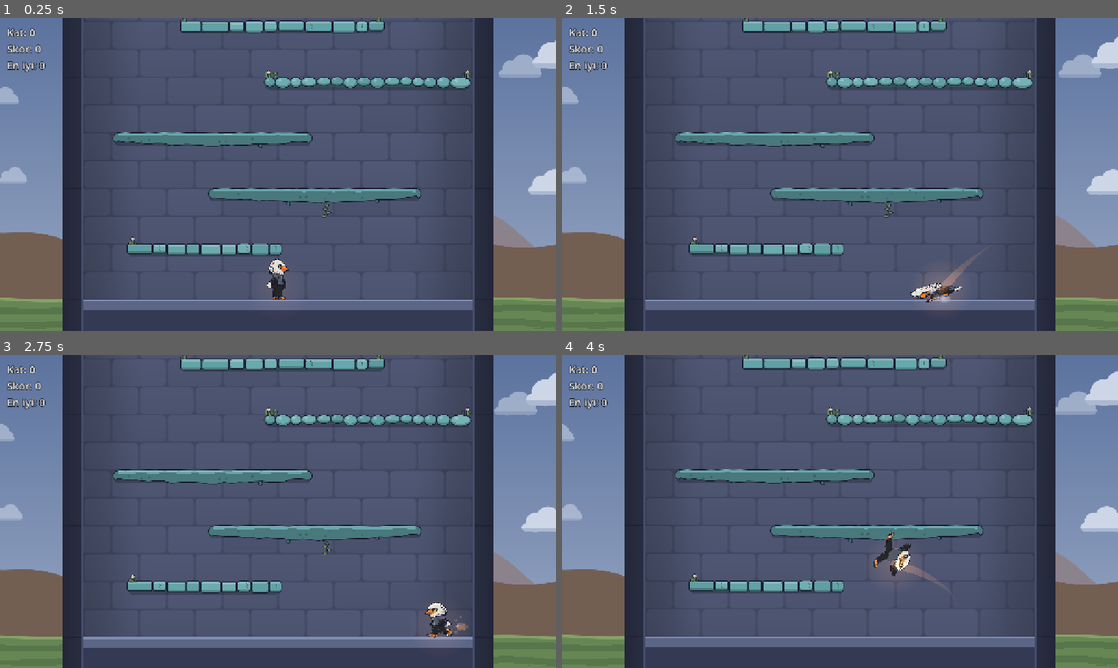
Above: before the commit, frames 1-4 (two rows, left to right).
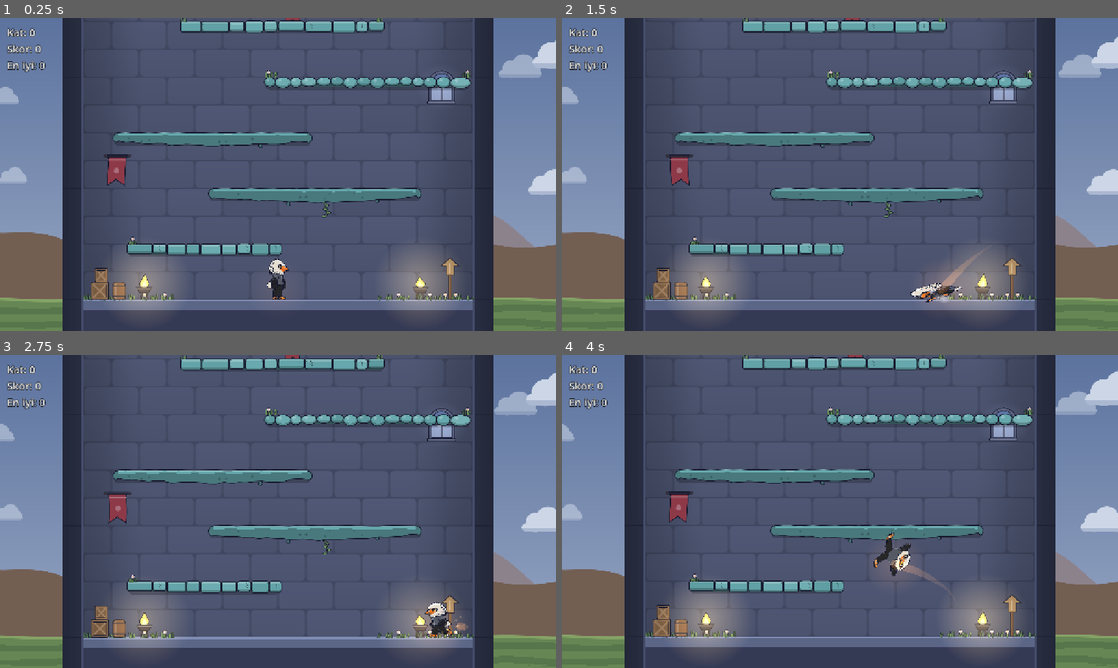
Above: after the commit, the same moments.

Repository: tahapek5454/Tower-Climb
Game: Godot game, scene res://scenes/main.tscn
The game is run twice, just before and just after one commit, with the same random seed, the same clock (stepped at 60 frames per second) and the same inputs.
Inputs (mouse positions are in pixels of both pictures, inside the frame that each line leads up to):
- Up to frame 1 (0.25 s): no input
- Up to frame 2 (1.5 s): tap Enter at 0.5 s; move the mouse to (962, 158) at 0.52 s; hold Right (move_right) 0.53-1.25 s; hold Shift 0.53-1.25 s; click (962, 158) at 0.67 s; tap Space (jump) at 0.77, 1.07 s; drag from (728, 190) to (812, 237) at 1.27 s
- Up to frame 3 (2.75 s): move the mouse to (333, 442) at 2.02 s; hold Right (move_right) from 2.03 s (still down); tap Ctrl at 2.1 s
- Up to frame 4 (4 s): release Right (move_right) at 2.75 s; drag from (812, 574) to (673, 464) at 2.77 s; move the mouse to (1006, 558) at 3.52 s; hold Left (move_left) from 3.53 s (still down); tap Alt at 3.6 s; tap Space (jump) at 3.77 s

The runs differ from the first frame. In frame 1, 4.6% of the frame differs, in the area x 15-86%, y 0-96%; in frame 2, 4.7%; in frame 3, 3.9%; in frame 4, 4.9%.

Commit message:
feat: duvar süsleri (meşale, pencere, sancak, flama, ampul dizisi) ve başlangıç alanı (Aşama 4, madde 7b)
Co-Authored-By: Claude Opus 5.5 <noreply@anthropic.com>

Diff:
--- a/scripts/main.gd
+++ b/scripts/main.gd
@@ -20,6 +20,14 @@
 	var tower := Tower.new()
 	tower.name = "Tower"
 	add_child(tower)
+
+	var wall_decor := WallDecor.new()
+	wall_decor.name = "WallDecor"
+	add_child(wall_decor)
+
+	var start_area := StartArea.new()
+	start_area.name = "StartArea"
+	add_child(start_area)
 
 	_spawner = PlatformSpawner.new()
 	_spawner.name = "Platforms"
--- a/scripts/tuning.gd
+++ b/scripts/tuning.gd
@@ -380,6 +380,26 @@
 const LIGHT_PLATFORM_HEIGHT: float = 70.0
 const LIGHT_GLOW_TILES_ALPHA: float = 0.20
 const LIGHT_CRYSTAL_PLATFORM_ALPHA: float = 0.12
+## Duvar meşalesi ve mangal: hâle çapı ve parlaklık.
+const LIGHT_TORCH_SIZE: float = 170.0
+const LIGHT_TORCH_ALPHA: float = 0.30
+## Pencereden sızan gökyüzü ışığı (pencere boyutuna göre ölçeklenir).
+const LIGHT_WINDOW_ALPHA: float = 0.16
+## Gece temasındaki ampul dizisi: ampul başına hâle çapı ve parlaklık.
+const LIGHT_BULB_SIZE: float = 46.0
+const LIGHT_BULB_ALPHA: float = 0.40
+
+# --- Duvar süsleri (görsel; scripts/world/wall_decor*.gd) ---
+## Süs yuvalarının arası (px, duvar uzayında), ilk yuvanın zeminden yüksekliği ve bir yuvanın dolu olma olasılığı.
+const WALL_DECOR_SPACING: float = 190.0
+const WALL_DECOR_START_HEIGHT: float = 330.0
+const WALL_DECOR_CHANCE: float = 0.8
+## Süslerin yan duvarlara en az uzaklığı (px).
+const WALL_DECOR_MARGIN: float = 60.0
+## Ekranın üstünde/altında hazır tutulan pay (px; süsler bu kadar uzanabilir).
+const WALL_DECOR_VIEW_MARGIN: float = 220.0
+## Süslerin renk çarpanı: arka plan öğesi olarak platformlardan hafifçe geri çekilsinler.
+const WALL_DECOR_TINT: Color = Color(0.9, 0.9, 0.94)
 
 # --- Debug ---
 ## F4 yavaş çekimde oyun hızı (efektleri incelemek için).
--- /dev/null
+++ b/scripts/world/start_area.gd
@@ -0,0 +1,106 @@
+class_name StartArea
+extends Node2D
+## Kulenin dibindeki başlangıç alanı (sadece görüntü): duvar diplerinde sandıklar, fıçı, yukarıyı
+## gösteren tabela, iki yanda yanan mangallar, çimen ve çiçek öbekleri. Zeminle aynı derinlikte
+## (dünya koordinatı, parallax yok). Orijin zeminin üst yüzeyinin ortası (y = 0).
+## Oyuncu ortada başlar; süsler duvarlara yakın ve alçak, yolu kapatmaz.
+
+const CRATE := Color(0.55, 0.42, 0.30)
+const BARREL := Color(0.50, 0.36, 0.27)
+const SIGN := Color(0.62, 0.50, 0.36)
+
+var _time: float = 0.0
+var _glow: PlatformGlow
+
+
+func _ready() -> void:
+	_glow = PlatformGlow.new()
+	_glow.name = "Glow"
+	add_child(_glow)
+	var half: float = Tuning.TOWER_WIDTH * 0.5
+	var flames: Array = []
+	for x: float in _brazier_positions(half):
+		flames.append([Vector2(x, -38.0), Tuning.LIGHT_TORCH_SIZE * 1.3,
+				Color(WallDecorArt.FLAME_OUTER, Tuning.LIGHT_TORCH_ALPHA)])
+	_glow.set_lights(flames, true, 1.7)
+
+
+func _process(delta: float) -> void:
+	_time += delta
+	queue_redraw()
+
+
+func _draw() -> void:
+	var half: float = Tuning.TOWER_WIDTH * 0.5
+	var rng := RandomNumberGenerator.new()
+	rng.seed = 2024
+	_grass_strip(-half + 6.0, -half + 210.0, rng)
+	_grass_strip(half - 210.0, half - 6.0, rng)
+	_crate(Rect2(-half + 18.0, -40.0, 40.0, 40.0))
+	_crate(Rect2(-half + 26.0, -72.0, 30.0, 32.0))
+	_barrel(Vector2(-half + 82.0, 0.0))
+	_sign(Vector2(half - 52.0, 0.0))
+	for i: int in 2:
+		_brazier(Vector2(_brazier_positions(half)[i], 0.0), float(i) * 2.1)
+
+
+func _brazier_positions(half: float) -> Array[float]:
+	return [-half + 140.0, half - 120.0]
+
+
+func _crate(rect: Rect2) -> void:
+	var body := PlatformDraw.rounded_rect(rect, 3.0)
+	PlatformDraw.shape(self, body, CRATE)
+	var inner := rect.grow(-5.0)
+	draw_rect(inner, CRATE.darkened(0.15))
+	draw_line(inner.position, inner.end, CRATE.lightened(0.1), 4.0, true)
+	draw_line(Vector2(inner.position.x, inner.end.y), Vector2(inner.end.x, inner.position.y),
+			CRATE.lightened(0.1), 4.0, true)
+	PlatformDraw.outline(self, PlatformDraw.rounded_rect(inner, 1.0), 1.0)
+	PlatformDraw.outline(self, body, 1.6)
+
+
+func _barrel(base: Vector2) -> void:
+	var rect := Rect2(base + Vector2(-15.0, -40.0), Vector2(30.0, 40.0))
+	var body := PlatformDraw.rounded_rect(rect, 9.0)
+	PlatformDraw.shape(self, body, BARREL)
+	draw_rect(Rect2(rect.position + Vector2(5.0, 3.0), Vector2(5.0, 34.0)), BARREL.lightened(0.15))
+	for y: float in [8.0, 32.0]:
+		draw_line(Vector2(rect.position.x + 1.0, rect.position.y + y), Vector2(rect.end.x - 1.0,
+				rect.position.y + y), WallDecorArt.IRON, 3.0, true)
+	PlatformDraw.outline(self, body, 1.6)
+
+
+## Yukarıyı gösteren tabela: direk + ok biçimli levha.
+func _sign(base: Vector2) -> void:
+	var post := PlatformDraw.rounded_rect(Rect2(base + Vector2(-3.0, -62.0), Vector2(6.0, 62.0)), 2.0)
+	PlatformDraw.shape(self, post, WallDecorArt.WOOD, 1.4)
+	var top: Vector2 = base + Vector2(0.0, -96.0)
+	var arrow := PackedVector2Array([top, top + Vector2(20.0, 18.0), top + Vector2(9.0, 18.0),
+			top + Vector2(9.0, 40.0), top + Vector2(-9.0, 40.0), top + Vector2(-9.0, 18.0),
+			top + Vector2(-20.0, 18.0)])
+	PlatformDraw.shape(self, arrow, SIGN, 1.8)
+	draw_line(top + Vector2(0.0, 12.0), top + Vector2(0.0, 34.0), SIGN.lightened(0.25), 3.0, true)
+
+
+## Mangal: kısa ayaklar üstünde demir kâse ve yanan alev.
+func _brazier(base: Vector2, phase: float) -> void:
+	for side: float in [-1.0, 1.0]:
+		draw_line(base + Vector2(8.0 * side, 0.0), base + Vector2(5.0 * side, -16.0), WallDecorArt.OUTLINE, 4.0, true)
+		draw_line(base + Vector2(8.0 * side, 0.0), base + Vector2(5.0 * side, -16.0), WallDecorArt.IRON, 2.4, true)
+	var bowl := PackedVector2Array([base + Vector2(-17.0, -28.0), base + Vector2(17.0, -28.0),
+			base + Vector2(10.0, -15.0), base + Vector2(-10.0, -15.0)])
+	var sway: float = sin(_time * 8.0 + phase) * 0.6 + sin(_time * 12.3 + phase) * 0.4
+	WallDecorArt._flame(self, base + Vector2(0.0, -26.0), 22.0, 30.0 + sway * 4.0, sway)
+	PlatformDraw.shape(self, bowl, WallDecorArt.IRON, 1.6)
+	draw_line(base + Vector2(-15.0, -25.0), base + Vector2(15.0, -25.0), WallDecorArt.IRON.lightened(0.25), 2.0, true)
+
+
+func _grass_strip(from_x: float, to_x: float, rng: RandomNumberGenerator) -> void:
+	var x: float = from_x
+	while x < to_x:
+		if rng.randf() < 0.3:
+			PlatformDecor._flower(self, Vector2(x, 0.5), rng)
+		else:
+			PlatformDecor._grass(self, Vector2(x, 0.5), rng)
+		x += rng.randf_range(14.0, 30.0)
--- /dev/null
+++ b/scripts/world/wall_decor.gd
@@ -0,0 +1,50 @@
+class_name WallDecor
+extends Node2D
+## Kule iç duvarındaki süsler (meşale, pencere, sancak, flama dizisi). Yerleşim WallDecorRules'ta,
+## çizim WallDecorArt'ta. Süsler arka duvar deseniyle aynı parallax oranında kayar (duvara asılı
+## görünsün): düğümün kendisi kaydırılır, çocuklar "duvar uzayında" durur. Sadece ekrana yakın
+## yuvaların süsleri var; uzaklaşanlar silinir.
+
+## Yuva -> süs düğümü.
+var _items: Dictionary = {}
+
+
+func _ready() -> void:
+	# Arka plan öğesi: platformlardan ve karakterden hafifçe geri çekilsin.
+	modulate = Tuning.WALL_DECOR_TINT
+
+
+func _process(_delta: float) -> void:
+	var camera: Camera2D = get_viewport().get_camera_2d()
+	if camera == null:
+		return
+	var view_top: float = camera.get_screen_center_position().y - Tuning.VIEW_HEIGHT * 0.5
+	var rest_top: float = Tuning.GROUND_SCREEN_MARGIN - Tuning.VIEW_HEIGHT
+	position.y = (view_top - rest_top) * (1.0 - Tuning.INTERIOR_PARALLAX)
+	var margin: float = Tuning.WALL_DECOR_VIEW_MARGIN
+	var range_slots: Vector2i = WallDecorRules.slots_between(view_top - position.y - margin,
+			view_top + Tuning.VIEW_HEIGHT - position.y + margin)
+	_remove_outside(range_slots)
+	for slot: int in range(range_slots.x, range_slots.y + 1):
+		if not _items.has(slot):
+			_items[slot] = _make_item(slot)
+
+
+func _make_item(slot: int) -> Node2D:
+	var item: Dictionary = WallDecorRules.slot_item(slot)
+	if item.is_empty():
+		return null
+	var node := WallDecorItem.new()
+	node.setup(item)
+	node.position = Vector2(item[&"x"], item[&"y"])
+	add_child(node)
+	return node
+
+
+func _remove_outside(range_slots: Vector2i) -> void:
+	for slot: int in _items.keys():
+		if slot < range_slots.x or slot > range_slots.y:
+			var node: Node2D = _items[slot]
+			if node != null:
+				node.queue_free()
+			_items.erase(slot)
--- /dev/null
+++ b/scripts/world/wall_decor_art.gd
@@ -0,0 +1,155 @@
+class_name WallDecorArt
+extends RefCounted
+## Duvar süslerinin çizimi (meşale, pencere, sancak, flama dizisi). Koyu dış çizgili, düz renkli.
+## Orijin süsün asılı olduğu nokta. time: canlandırma (alev, dalgalanma). Işık veren parçalar
+## `lights` dizisine [konum, boyut, renk] ekler (PlatformGlow çizer).
+
+const OUTLINE := PlatformDraw.OUTLINE_COLOR
+const IRON := Color(0.22, 0.21, 0.26)
+const WOOD := Color(0.45, 0.33, 0.24)
+const FLAME_OUTER := Color(0.98, 0.78, 0.42)
+const FLAME_INNER := Color(1.0, 0.94, 0.72)
+const ROPE := Color(0.56, 0.48, 0.38)
+const CREAM := Color(0.86, 0.80, 0.66)
+## Temalara göre sancak/flama renkleri (duvarla zıt, turuncu/altın değil: o renkler ödül anlamında).
+const CLOTH_COLORS: Array[Array] = [
+	[Color(0.62, 0.25, 0.30), Color(0.27, 0.55, 0.56)],
+	[Color(0.62, 0.26, 0.28), CREAM],
+	[Color(0.26, 0.52, 0.56), CREAM],
+	[Color(0.62, 0.25, 0.32), Color(0.24, 0.32, 0.56)],
+	[Color(0.27, 0.58, 0.64), Color(0.58, 0.24, 0.38)],
+]
+
+
+## Duvara takılı meşale: demir kelepçe, sap, titreşen alev; sıcak ışık.
+static func torch(canvas: CanvasItem, time: float, phase: float, lights: Array) -> void:
+	PlatformDraw.shape(canvas, PackedVector2Array([Vector2(-7.0, 6.0), Vector2(7.0, 6.0),
+			Vector2(4.0, 14.0), Vector2(-4.0, 14.0)]), IRON, 1.4)
+	var stick := PackedVector2Array([Vector2(-2.5, -8.0), Vector2(2.5, -8.0), Vector2(1.8, 22.0), Vector2(-1.8, 22.0)])
+	PlatformDraw.shape(canvas, stick, WOOD, 1.4)
+	PlatformDraw.shape(canvas, PlatformDraw.rounded_rect(Rect2(-5.0, -11.0, 10.0, 6.0), 2.0), IRON, 1.3)
+	var flicker: float = sin(time * 9.0 + phase) * 0.5 + sin(time * 13.7 + phase * 2.0) * 0.5
+	_flame(canvas, Vector2(0.0, -11.0), 9.0, 20.0 + flicker * 3.0, flicker)
+	lights.append([Vector2(0.0, -18.0), Tuning.LIGHT_TORCH_SIZE, Color(FLAME_OUTER, Tuning.LIGHT_TORCH_ALPHA)])
+
+
+## Damla biçiminde alev: dış ve iç katman; tepe yana hafifçe sallanır.
+static func _flame(canvas: CanvasItem, base: Vector2, width: float, height: float, sway: float) -> void:
+	for layer: int in 2:
+		var w: float = width * (1.0 if layer == 0 else 0.55)
+		var h: float = height * (1.0 if layer == 0 else 0.6)
+		var points := PlatformDraw.arc(base + Vector2(0.0, -w * 0.5), w * 0.5, 0.0, PI, 6)
+		points.append(base + Vector2(sway * 3.0, -h))
+		if layer == 0:
+			PlatformDraw.shape(canvas, points, FLAME_OUTER, 1.3)
+		else:
+			canvas.draw_colored_polygon(points, FLAME_INNER)
+
+
+## Kemerli pencere: taş çerçeve, camda temanın gökyüzü, kayıt (haç), denizlik. Gece'de ay ve yıldız.
+static func window(canvas: CanvasItem, theme: int, rng: RandomNumberGenerator, lights: Array) -> void:
+	var colors: Dictionary = WorldPalette.colors_at(float(theme))
+	var size := Vector2(rng.randf_range(38.0, 52.0), rng.randf_range(58.0, 80.0))
+	var frame := _arched(Rect2(Vector2(-size.x * 0.5 - 6.0, -6.0), size + Vector2(12.0, 10.0)))
+	PlatformDraw.shape(canvas, frame, (colors[&"interior_stone"] as Color).lightened(0.12), 1.6)
+	var glass_rect := Rect2(Vector2(-size.x * 0.5, 0.0), size)
+	var glass := _arched(glass_rect)
+	canvas.draw_colored_polygon(glass, colors[&"sky_top"])
+	var lower := Rect2(glass_rect.position + Vector2(0.0, size.y * 0.55), Vector2(size.x, size.y * 0.45))
+	canvas.draw_colored_polygon(PlatformDraw.rounded_rect(lower, 0.0), colors[&"sky_bottom"])
+	if theme == 4:
+		canvas.draw_circle(Vector2(size.x * 0.15, size.y * 0.3), 6.0, Color(0.92, 0.92, 0.84), true, -1.0, true)
+		for i: int in 4:
+			var star := Vector2(rng.randf_range(-size.x * 0.4, size.x * 0.4), rng.randf_range(6.0, size.y * 0.6))
+			canvas.draw_circle(star, 1.0, Color(0.9, 0.9, 1.0), true, -1.0, true)
+	else:
+		var cloud := Vector2(rng.randf_range(-size.x * 0.2, size.x * 0.2), size.y * 0.5)
+		canvas.draw_circle(cloud, 5.0, colors[&"cloud"], true, -1.0, true)
+		canvas.draw_circle(cloud + Vector2(6.0, 1.5), 4.0, colors[&"cloud"], true, -1.0, true)
+	canvas.draw_line(Vector2(0.0, size.x * 0.25), Vector2(0.0, size.y), IRON, 2.5, true)
+	canvas.draw_line(Vector2(-size.x * 0.5, size.y * 0.5), Vector2(size.x * 0.5, size.y * 0.5), IRON, 2.5, true)
+	PlatformDraw.outline(canvas, glass, 1.6)
+	var sill := PlatformDraw.rounded_rect(Rect2(-size.x * 0.5 - 9.0, size.y + 2.0, size.x + 18.0, 6.0), 2.0)
+	PlatformDraw.shape(canvas, sill, (colors[&"interior_stone"] as Color).lightened(0.18), 1.4)
+	lights.append([Vector2(0.0, size.y * 0.5), Vector2(size.x * 2.6, size.y * 1.8),
+			Color(colors[&"sky_bottom"], Tuning.LIGHT_WINDOW_ALPHA)])
+
+
+## Üstü yarım daire, altı düz dikdörtgen.
+static func _arched(rect: Rect2) -> PackedVector2Array:
+	var radius: float = rect.size.x * 0.5
+	var center := Vector2(rect.get_center().x, rect.position.y + radius)
+	var points := PlatformDraw.arc(center, radius, PI, TAU, 10)
+	points.append(rect.end)
+	points.append(Vector2(rect.position.x, rect.end.y))
+	return points
+
+
+## Sancak: demir çubuktan sarkan, alt ucu çatallı kumaş; ortasında arma; rüzgârda hafif dalgalanır.
+static func banner(canvas: CanvasItem, theme: int, rng: RandomNumberGenerator, time: float, lights: Array) -> void:
+	var palette: Array = CLOTH_COLORS[posmod(theme, CLOTH_COLORS.size())]
+	var cloth_color: Color = palette[rng.randi_range(0, 1)]
+	var width: float = rng.randf_range(30.0, 40.0)
+	var length: float = rng.randf_range(60.0, 92.0)
+	var phase: float = rng.randf_range(0.0, TAU)
+	var steps: int = 8
+	var left_edge := PackedVector2Array()
+	var right_edge := PackedVector2Array()
+	for i: int in steps + 1:
+		var t: float = float(i) / steps
+		var sway: float = sin(time * 1.6 + phase + t * 2.2) * t * 4.0
+		left_edge.append(Vector2(-width * 0.5 + sway, t * length))
+		right_edge.append(Vector2(width * 0.5 + sway, t * length))
+	var tip_sway: float = sin(time * 1.6 + phase + 2.2) * 4.0
+	var cloth := PackedVector2Array(left_edge)
+	cloth.append(Vector2(tip_sway, length - 14.0))
+	right_edge.reverse()
+	cloth.append_array(right_edge)
+	PlatformDraw.shape(canvas, cloth, cloth_color, 1.6)
+	var band := cloth_color.lightened(0.3)
+	canvas.draw_line(left_edge[1], right_edge[steps - 1], band, 3.0, true)
+	var emblem_center: Vector2 = (left_edge[4] + right_edge[steps - 4]) * 0.5
+	var emblem_kind: int = rng.randi_range(0, 2)
+	match emblem_kind:
+		0: canvas.draw_circle(emblem_center, 6.0, band, true, -1.0, true)
+		1: PlatformDraw.shape(canvas, PackedVector2Array([emblem_center + Vector2(0.0, -8.0),
+				emblem_center + Vector2(6.0, 0.0), emblem_center + Vector2(0.0, 8.0),
+				emblem_center + Vector2(-6.0, 0.0)]), band, 1.0)
+		2: PlatformDraw.sparkle(canvas, emblem_center, 8.0, band)
+	var rod := PlatformDraw.rounded_rect(Rect2(-width * 0.5 - 7.0, -3.0, width + 14.0, 5.0), 2.5)
+	PlatformDraw.shape(canvas, rod, IRON, 1.4)
+	for side: float in [-1.0, 1.0]:
+		canvas.draw_circle(Vector2((width * 0.5 + 8.0) * side, -0.5), 3.5, IRON, true, -1.0, true)
+
+
+## Flama dizisi: iki uç arasında sarkan ip ve renkli üçgen bayrakçıklar; Gece'de ışıklı ampuller.
+static func bunting(canvas: CanvasItem, theme: int, span: float, rng: RandomNumberGenerator,
+		time: float, lights: Array) -> void:
+	var sag: float = rng.randf_range(18.0, 36.0)
+	var count: int = maxi(4, int(span / 26.0))
+	var rope := PackedVector2Array()
+	for i: int in count * 2 + 1:
+		var t: float = float(i) / (count * 2)
+		rope.append(Vector2(lerpf(-span * 0.5, span * 0.5, t), sin(PI * t) * sag))
+	canvas.draw_polyline(rope, OUTLINE, 3.2, true)
+	canvas.draw_polyline(rope, ROPE, 1.6, true)
+	var palette: Array = CLOTH_COLORS[posmod(theme, CLOTH_COLORS.size())]
+	var colors: Array = [palette[0], palette[1], CREAM]
+	for i: int in count:
+		var a: Vector2 = rope[i * 2 + 0]
+		var b: Vector2 = rope[i * 2 + 1]
+		var mid: Vector2 = (a + b) * 0.5
+		if theme == 4:
+			var glow: Color = Color(0.70, 0.92, 0.95) if i % 2 == 0 else Color(0.95, 0.84, 0.95)
+			var bulb: Vector2 = mid + Vector2(0.0, 5.0)
+			canvas.draw_circle(bulb, 4.0, OUTLINE, true, -1.0, true)
+			canvas.draw_circle(bulb, 2.8, glow, true, -1.0, true)
+			var pulse: float = 0.75 + 0.25 * sin(time * 2.0 + i * 1.3)
+			lights.append([bulb, Tuning.LIGHT_BULB_SIZE, Color(glow, Tuning.LIGHT_BULB_ALPHA * pulse)])
+		else:
+			var flutter: float = sin(time * 2.4 + i * 0.9) * 2.0
+			var flag := PackedVector2Array([a + Vector2(1.0, 0.0), b + Vector2(-1.0, 0.0),
+					mid + Vector2(flutter, rng.randf_range(16.0, 20.0))])
+			PlatformDraw.shape(canvas, flag, colors[i % colors.size()], 1.3)
+	for end: Vector2 in [rope[0], rope[rope.size() - 1]]:
+		canvas.draw_circle(end, 3.5, IRON, true, -1.0, true)
--- /dev/null
+++ b/scripts/world/wall_decor_item.gd
@@ -0,0 +1,49 @@
+class_name WallDecorItem
+extends Node2D
+## Tek bir duvar süsü. Hareketli olanlar (meşale alevi, sancak, flama) her karede yeniden çizilir;
+## pencere bir kez. Işıklar PlatformGlow çocuğuna verilir.
+
+const ANIMATED: Array[StringName] = [&"torch", &"banner", &"bunting"]
+
+var _kind: StringName
+var _theme: int = 0
+var _seed: int = 0
+var _span: float = 0.0
+var _time: float = 0.0
+var _glow: PlatformGlow
+var _lights_set: bool = false
+
+
+## add_child'dan önce çağrılır (WallDecorRules.slot_item sözlüğü).
+func setup(item: Dictionary) -> void:
+	_kind = item[&"kind"]
+	_theme = item[&"theme"]
+	_seed = item[&"seed"]
+	_span = item[&"span"]
+	_time = float(_seed % 97)
+	_glow = PlatformGlow.new()
+	_glow.name = "Glow"
+	add_child(_glow)
+	set_process(ANIMATED.has(_kind))
+
+
+func _process(delta: float) -> void:
+	_time += delta
+	queue_redraw()
+
+
+func _draw() -> void:
+	var rng := RandomNumberGenerator.new()
+	rng.seed = hash(_seed * 131 + 17)
+	var lights: Array = []
+	match _kind:
+		&"torch": WallDecorArt.torch(self, _time, float(_seed), lights)
+		&"window": WallDecorArt.window(self, _theme, rng, lights)
+		&"banner": WallDecorArt.banner(self, _theme, rng, _time, lights)
+		&"bunting": WallDecorArt.bunting(self, _theme, _span, rng, _time, lights)
+	# Meşale ve pencere ışığı bir kez verilir (meşaleninki titrer); ampuller her karede nabız gibi atar.
+	if lights.is_empty():
+		return
+	if _kind == &"bunting" or not _lights_set:
+		_lights_set = true
+		_glow.set_lights(lights, _kind == &"torch", float(_seed))
--- /dev/null
+++ b/scripts/world/wall_decor_rules.gd
@@ -0,0 +1,58 @@
+class_name WallDecorRules
+extends RefCounted
+## Kule iç duvarı süslerinin yerleşim kuralları (saf). Duvar, yukarı doğru eşit aralıklı "yuvalara"
+## bölünür; her yuvada kata bağlı sabit bir rastgelelikle süs olup olmadığı, türü ve konumu seçilir.
+## Koordinatlar "duvar uzayında" (arka duvar deseniyle aynı; parallax WallDecor'da uygulanır).
+
+## Temalara göre süs türleri (WorldPalette tema sırasıyla).
+const THEME_ITEMS: Array[Array] = [
+	[&"torch", &"window", &"banner", &"bunting"],
+	[&"torch", &"banner", &"bunting", &"window"],
+	[&"torch", &"banner", &"bunting", &"window"],
+	[&"window", &"banner", &"torch"],
+	[&"window", &"banner", &"bunting"],
+]
+
+
+## Yuvanın duvar uzayındaki y'si (yukarı = -y).
+static func slot_y(slot: int) -> float:
+	return -float(slot) * Tuning.WALL_DECOR_SPACING - Tuning.WALL_DECOR_START_HEIGHT
+
+
+## y aralığına (üst < alt) düşen yuvalar: Vector2i(ilk, son), ilk > son ise boş.
+static func slots_between(top_y: float, bottom_y: float) -> Vector2i:
+	var first: int = maxi(0, ceili(-(bottom_y + Tuning.WALL_DECOR_START_HEIGHT) / Tuning.WALL_DECOR_SPACING))
+	var last: int = floori(-(top_y + Tuning.WALL_DECOR_START_HEIGHT) / Tuning.WALL_DECOR_SPACING)
+	return Vector2i(first, last)
+
+
+## Duvar uzayındaki y'nin, süs ekrandayken denk geldiği dünya y'si. Duvar parallax ile yavaş kaydığı
+## için duvar uzayı yükseldikçe dünyanın gerisinde kalır; tema bu dünya yüksekliğinden seçilir.
+## (Süs ekrandayken görüntünün üst kenarı ≈ süsün dünya y'si varsayımıyla: dünya = desen + (dünya - başlangıç)(1 - p).)
+static func world_y_of(wall_y: float) -> float:
+	var factor: float = Tuning.INTERIOR_PARALLAX
+	var rest_top: float = Tuning.GROUND_SCREEN_MARGIN - Tuning.VIEW_HEIGHT
+	return (wall_y - rest_top * (1.0 - factor)) / factor
+
+
+## Yuvanın süsü: {} (boş) ya da {kind, x, y, theme, seed, span}. span sadece flama dizisinde
+## (iki ucu arası genişlik); diğerlerinde 0. Süs kule iç genişliğinin dışına taşmaz.
+static func slot_item(slot: int) -> Dictionary:
+	if slot < 0:
+		return {}
+	var rng := RandomNumberGenerator.new()
+	rng.seed = hash(slot * 92821 + 5)
+	if rng.randf() >= Tuning.WALL_DECOR_CHANCE:
+		return {}
+	var y: float = slot_y(slot)
+	var theme: int = ThemeRules.platform_theme(floori(ThemeRules.floor_value_at(world_y_of(y))))
+	var kinds: Array = THEME_ITEMS[theme]
+	var kind: StringName = kinds[rng.randi_range(0, kinds.size() - 1)]
+	var half: float = Tuning.TOWER_WIDTH * 0.5 - Tuning.WALL_DECOR_MARGIN
+	var x: float = rng.randf_range(-half, half)
+	var span: float = 0.0
+	if kind == &"bunting":
+		span = rng.randf_range(0.3, 0.6) * Tuning.TOWER_WIDTH
+		var limit: float = Tuning.TOWER_WIDTH * 0.5 - span * 0.5 - Tuning.WALL_DECOR_MARGIN * 0.5
+		x = clampf(x, -limit, limit)
+	return {&"kind": kind, &"x": x, &"y": y, &"theme": theme, &"seed": slot, &"span": span}
--- /dev/null
+++ b/tests/test_wall_decor_rules.gd
@@ -0,0 +1,39 @@
+extends GutTest
+## WallDecorRules testleri (saf yerleşim).
+
+const SLOTS: int = 600
+
+
+func test_items_are_deterministic_and_inside_tower() -> void:
+	var half: float = Tuning.TOWER_WIDTH * 0.5
+	var filled: int = 0
+	for slot in SLOTS:
+		var item: Dictionary = WallDecorRules.slot_item(slot)
+		assert_eq(item, WallDecorRules.slot_item(slot), "yuva %d aynı kalmalı" % slot)
+		if item.is_empty():
+			continue
+		filled += 1
+		var reach: float = item[&"span"] * 0.5
+		assert_true(item[&"x"] - reach >= -half and item[&"x"] + reach <= half, "yuva %d taşıyor" % slot)
+		var kinds: Array = WallDecorRules.THEME_ITEMS[item[&"theme"]]
+		assert_true(kinds.has(item[&"kind"]), "yuva %d temaya uymayan süs" % slot)
+	assert_almost_eq(float(filled) / SLOTS, Tuning.WALL_DECOR_CHANCE, 0.07)
+
+
+func test_slots_between_covers_range() -> void:
+	var top: float = WallDecorRules.slot_y(10) - 1.0
+	var bottom: float = WallDecorRules.slot_y(5) + 1.0
+	assert_eq(WallDecorRules.slots_between(top, bottom), Vector2i(5, 10))
+	var below_first: Vector2i = WallDecorRules.slots_between(-10.0, 500.0)
+	assert_gt(below_first.x, below_first.y, "ilk yuvanın altı boş aralık")
+
+
+func test_every_theme_has_items() -> void:
+	assert_eq(WallDecorRules.THEME_ITEMS.size(), WorldPalette.theme_count())
+
+
+func test_world_y_matches_parallax_at_start_and_runs_ahead_higher_up() -> void:
+	var rest_top: float = Tuning.GROUND_SCREEN_MARGIN - Tuning.VIEW_HEIGHT
+	assert_almost_eq(WallDecorRules.world_y_of(rest_top), rest_top, 0.01, "başlangıçta kayma yok")
+	var high: float = -20000.0
+	assert_lt(WallDecorRules.world_y_of(high), high, "yükseklerde dünya y'si duvar uzayından ileride")
Not shown, added: scripts/world/start_area.gd.uid
Not shown, added: scripts/world/wall_decor.gd.uid
Not shown, added: scripts/world/wall_decor_art.gd.uid
Not shown, added: scripts/world/wall_decor_item.gd.uid
Not shown, added: scripts/world/wall_decor_rules.gd.uid
Not shown, added: tests/test_wall_decor_rules.gd.uid
Not shown, changed: docs/PROGRESS.md
